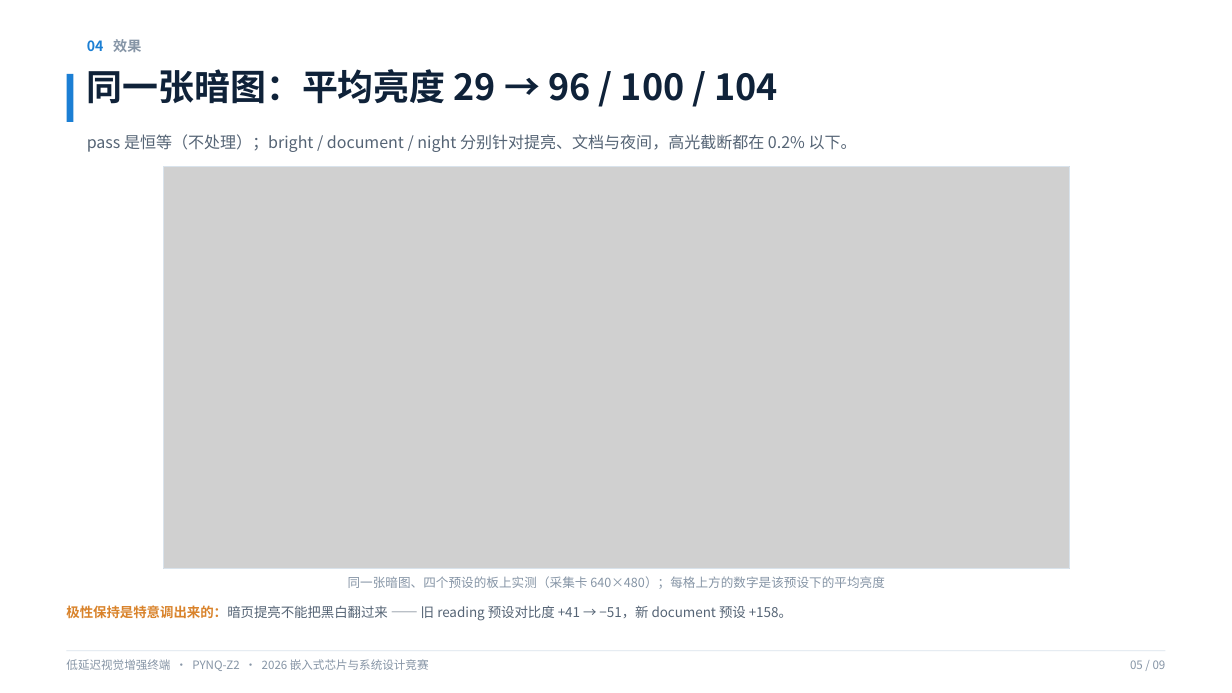
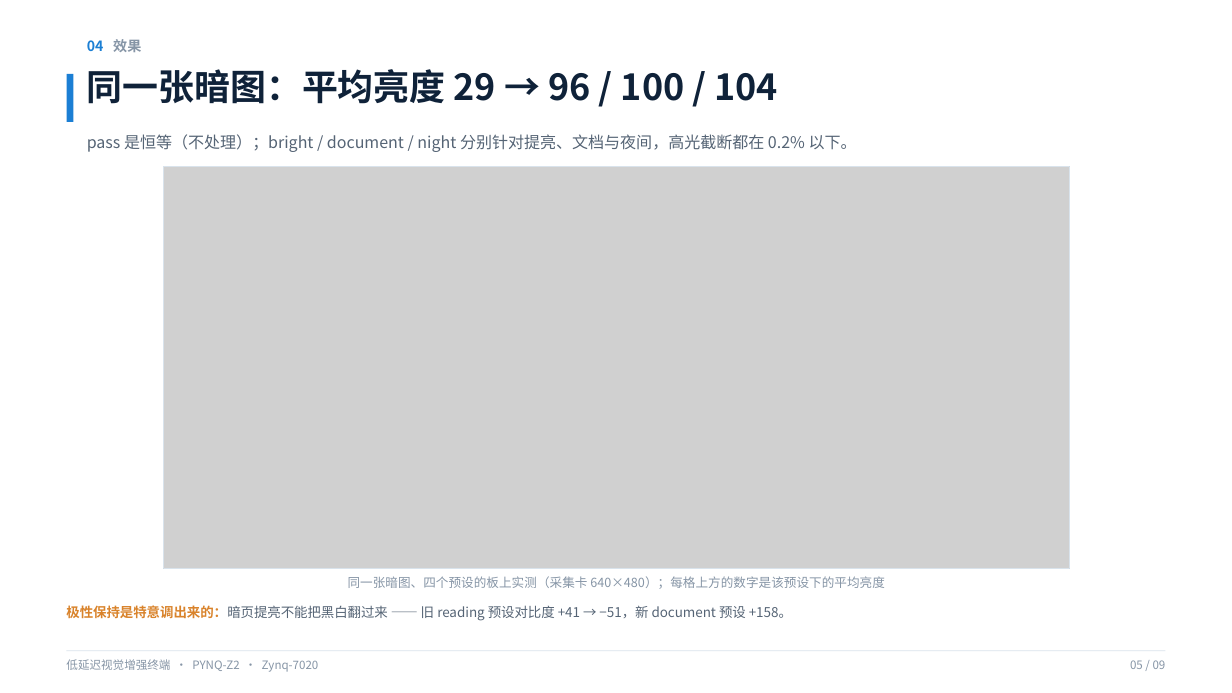
Before and after one commit to yileina459-coder/pynq_lowlight-enhance, a slide deck: slide 5 of report/slides/低延迟视觉增强终端_5分钟汇报.pptx. Drawn at 1232x693 pixels with LibreOffice and Linux fonts; fonts in the diff are those of the drawing; grey boxes stand for pictures. Boxes give left, top, right and bottom in pixels: in the first picture for what was removed or moved away, otherwise in the second. Text is boxed around its words. In the diff, an @@ line names an element or a change of style, - is before the commit and + after.

```diff
--- a/report/slides/低延迟视觉增强终端_5分钟汇报.pptx
+++ b/report/slides/低延迟视觉增强终端_5分钟汇报.pptx
@@ text at [66,659,319,672]: text changed @@
-低延迟视觉增强终端 · PYNQ-Z2 · 2026 嵌入式芯片与系统设计竞赛
+低延迟视觉增强终端 · PYNQ-Z2 · Zynq-7020
```
Also in this commit, not shown: 8 other slides changed, 15 other files.
